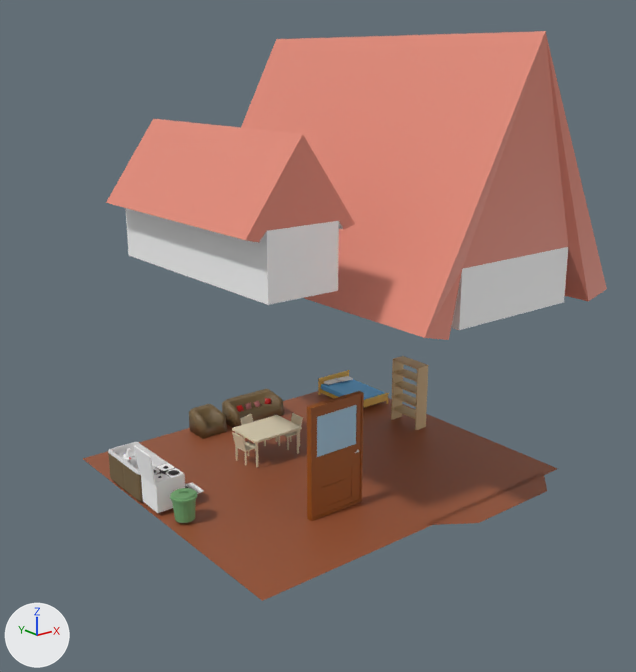
Two versions of the Blender file Asset/Models/Title/House/house.blend, one commit apart.
One viewpoint serves both versions: a 50 mm lens placed at (-17.2, -24.1, 14.1), pointed at (-0.7, -3.4, 5.9). Lighting does not change. The marker at lower left points along +X, +Y and +Z.

The first picture shows 'Brown Door', 'Canape', 'Canape.003', 'Cube.018', 'Cube.022', 'Cylinder.017', 'Cylinder.069', 'house2', 'house3', '平面', '平面.001'.
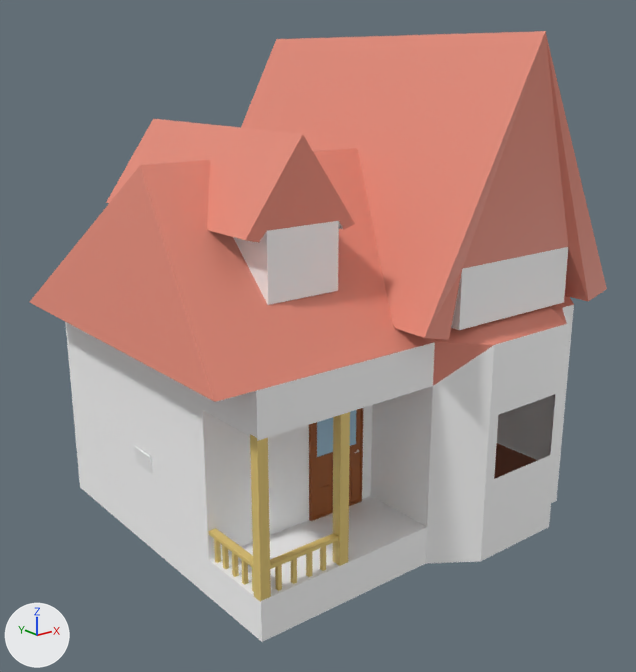
Pixel boxes [x1, y1, x2, y2] of what changed, in the pictures (636 x 672 px):
'house1', shown
    after: [30, 148, 574, 642]
'平面.001', unchanged, covered by the edit
    before: [83, 391, 558, 601]
    after: [494, 443, 538, 479]
'Cube.022', unchanged, covered by the edit
    before: [391, 356, 428, 430]
'Cylinder.017', unchanged, covered by the edit
    before: [134, 446, 204, 513]
    after: [134, 446, 153, 475]
'平面', unchanged, covered by the edit
    before: [424, 472, 547, 525]

Edits to the bpy script that builds the scene:
```text
Change ob_house1:
    remove ob_house1.hide_set(True)
```
